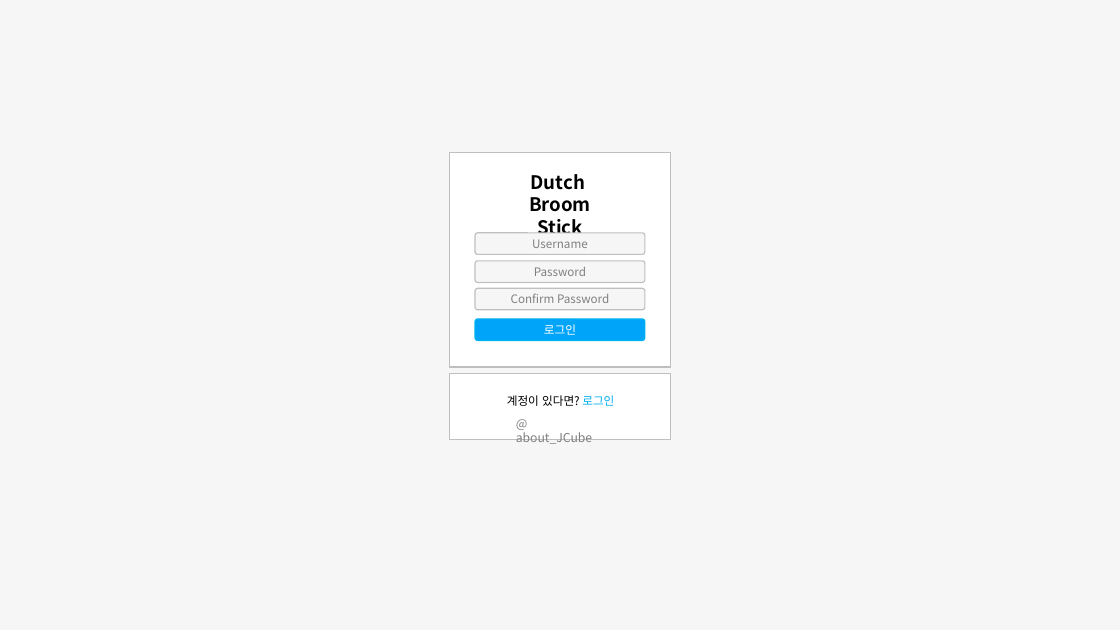
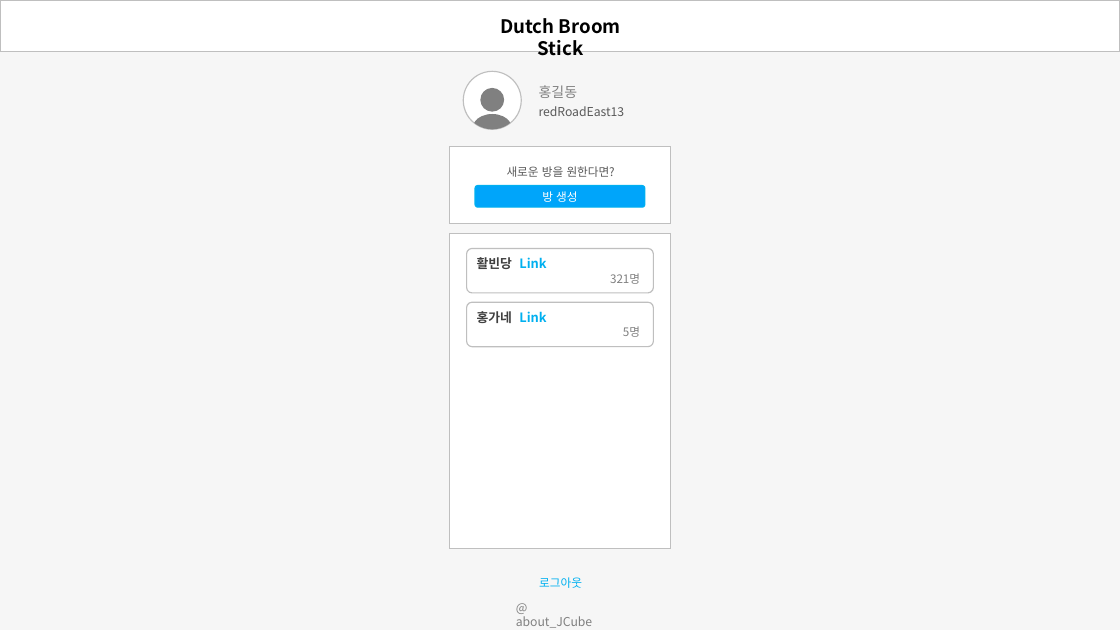
Before and after one commit to jtjun/DutchBroomstick, a slide deck: slide 3 of Documents/Design_Demo.pptx. Drawn at 1120x630 pixels with LibreOffice and Linux fonts; fonts in the diff are those of the drawing. Boxes give left, top, right and bottom in pixels: in the first picture for what was removed or moved away, otherwise in the second. Text is boxed around its words. In the diff, an @@ line names an element or a change of style, - is before the commit and + after.

```diff
--- a/Documents/Design_Demo.pptx
+++ b/Documents/Design_Demo.pptx
@@ rectangle added at <box>0,0,1120,52</box>, fill #FFFFFF, outline #BFBFBF 1 pt @@
@@ text at <box>500,18,621,56</box>: text changed @@
-Dutch
-Broom Stick
+Dutch Broom Stick
@@ ellipse added at <box>464,71,522,129</box>, fill #FFFFFF, outline #BFBFBF 1 pt @@
@@ freeform shape added at <box>475,88,511,129</box>, fill #808080 @@
@@ text added at <box>539,85,578,98</box>, 12 pt, text #808080 @@
+홍길동
@@ text added at <box>539,106,625,116</box>, 10.5 pt, text #595959 @@
+redRoadEast13
@@ rectangle: place and size @@
-rectangle at <box>450,153,670,367</box>
+rectangle at <box>450,146,670,223</box>
@@ text added at <box>507,166,615,177</box>, 10 pt, text #595959 @@
+새로운 방을 원한다면?
@@ rounded rectangle added at <box>476,186,645,208</box>, fill #00A5FA, outline #00B0F0 1 pt, 10 pt, text #FFFFFF @@
+방 생성
@@ rectangle: place and size @@
-rectangle at <box>450,374,670,440</box>
+rectangle at <box>450,233,670,549</box>
@@ rounded rectangle removed at <box>476,233,645,255</box> @@
-Username
@@ rounded rectangle added at <box>466,249,653,293</box>, fill #FFFFFF, outline #BFBFBF 1 pt, 11 pt, text #00B0F0, bold @@
+활빈당 Link
+321명
@@ rounded rectangle removed at <box>476,261,645,283</box> @@
-Password
@@ rounded rectangle removed at <box>476,288,645,310</box> @@
-Confirm Password
@@ rounded rectangle added at <box>466,302,653,347</box>, fill #FFFFFF, outline #BFBFBF 1 pt, 11 pt, text #00B0F0, bold @@
+홍가네 Link
+5명
@@ rounded rectangle removed at <box>476,319,645,341</box> @@
-로그인
@@ text "@ about_JCube": place and size @@
-text "@ about_JCube" at <box>516,432,592,444</box>
+text "@ about_JCube" at <box>516,616,592,628</box>
@@ text at <box>539,577,582,588</box>: text changed; text colour #000000 to #00B0F0 @@
-계정이 있다면? 로그인
+로그아웃
```
Also in this commit, not shown: 1 other slide changed, 3 other files.
